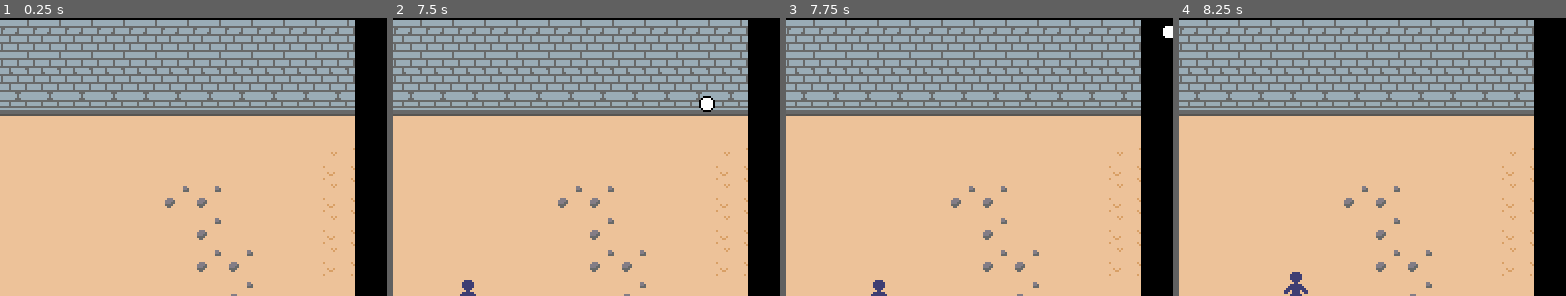
Above: before the commit, frames 1-4 (left to right).
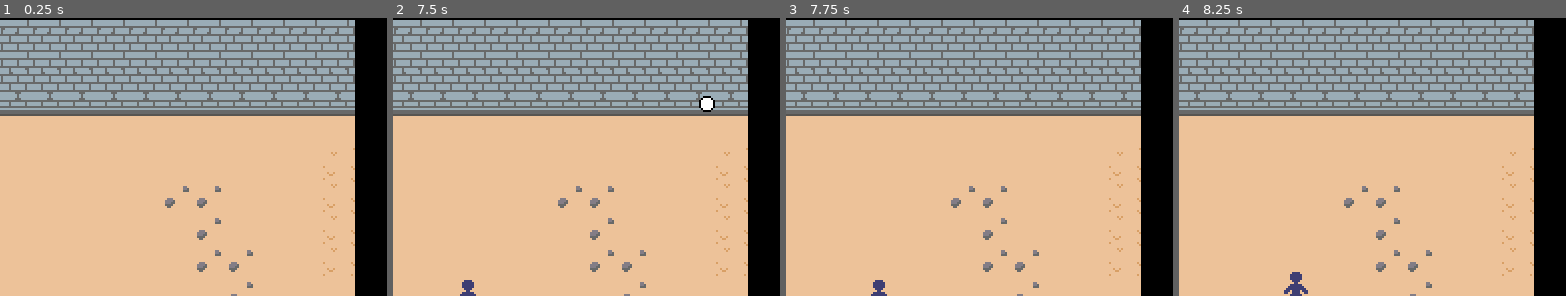
Above: after the commit, the same moments.

Repository: svntax/LD44-YLIC
Game: Godot game, scene res://Scenes/gameplay.tscn
Same seed, same stepped clock (60 frames per second), same inputs: the game is played once before the commit and once after it.
Inputs (mouse positions are % of the whole screen's width and height, from its top left):
- Up to frame 1 (0.25 s): no input
- Up to frame 2 (7.5 s): move the mouse to (71, 44) at 0.52 s; hold D (MOVE_RIGHT) 0.53-1.28 s; click (71, 44) at 0.6 s; move the mouse to (28, 55) at 1.27 s; hold S (MOVE_DOWN) 1.28-2.03 s; click (28, 55) at 1.35 s; move the mouse to (59, 26) at 2.02 s; hold D (MOVE_RIGHT) 2.03-2.78 s; right-click (59, 26) at 2.1 s; click (59, 26) at 2.3 s; move the mouse to (43, 71) at 2.77 s; hold W (MOVE_UP) 2.78-3.53 s; click (43, 71) at 2.85 s; move the mouse to (79, 65) at 3.52 s; hold A (MOVE_LEFT) 3.53-5.03 s; click (79, 65) at 3.6 s; move the mouse to (17, 33) at 4.27 s; right-click (17, 33) at 4.35 s; click (17, 33) at 4.55 s; move the mouse to (53, 49) at 5.02 s; hold S (MOVE_DOWN) 5.03-5.78 s; click (53, 49) at 5.1 s; move the mouse to (33, 22) at 5.77 s; hold D (MOVE_RIGHT) 5.78-6.53 s; click (33, 22) at 5.85 s; move the mouse to (71, 44) at 6.52 s; hold W (MOVE_UP) 6.53-7.28 s; right-click (71, 44) at 6.6 s; click (71, 44) at 6.8 s; move the mouse to (28, 55) at 7.27 s; hold D (MOVE_RIGHT) from 7.28 s (still down); click (28, 55) at 7.35 s
- Up to frame 3 (7.75 s): keep holding D (MOVE_RIGHT)
- Up to frame 4 (8.25 s): move the mouse to (59, 26) at 8.02 s; release D (MOVE_RIGHT) at 8.03 s; hold S (MOVE_DOWN) from 8.03 s (still down); click (59, 26) at 8.1 s
The pictures show only the part of the screen within x 50-100%, y 1-51%; the shares and areas given below are measured in that part.

Frames 1-2 are identical in both runs. In frame 3, 0.1% of the frame differs, in the area x 97-100%, y 2-8%; in frame 4, nothing differs.

Commit message:
Add wall checking to projectiles. Change melee attack to deal damage instead.

Diff:
--- a/Scenes/enemy_projectile.tscn
+++ b/Scenes/enemy_projectile.tscn
@@ -1,10 +1,13 @@
-[gd_scene load_steps=4 format=2]
+[gd_scene load_steps=5 format=2]
 
 [ext_resource path="res://Scripts/enemy_projectile.gd" type="Script" id=1]
 [ext_resource path="res://Sprites/basic_projectile.png" type="Texture" id=2]
 
 [sub_resource type="CircleShape2D" id=1]
 radius = 5.0
+
+[sub_resource type="CircleShape2D" id=2]
+radius = 6.0
 
 [node name="EnemyProjectile" type="KinematicBody2D" groups=[
 "EnemyProjectiles",
@@ -18,3 +21,10 @@
 
 [node name="CollisionShape2D" type="CollisionShape2D" parent="."]
 shape = SubResource( 1 )
+
+[node name="Area2D" type="Area2D" parent="."]
+
+[node name="CollisionShape2D" type="CollisionShape2D" parent="Area2D"]
+shape = SubResource( 2 )
+
+[connection signal="body_entered" from="Area2D" to="." method="_on_Area2D_body_entered"]
--- a/Scripts/enemy_projectile.gd
+++ b/Scripts/enemy_projectile.gd
@@ -26,3 +26,7 @@
         var dist = playerPos - myPos;
         direction = (direction + dist * delta / 32).normalized();
     move_and_slide(direction * speed);
+
+func _on_Area2D_body_entered(body):
+    if body is TileMap:
+        queue_free()
--- a/Scripts/player_controls.gd
+++ b/Scripts/player_controls.gd
@@ -94,9 +94,8 @@
     if currentState == State.ATTACK:
         for body in slashPivot.get_node("SlashArea").get_overlapping_bodies():
             if body.is_in_group("Enemies"):
-                #TODO do damage instead and emit signal from enemy
-                body.queue_free()
-                get_parent().enemyDestroyed()
+                #TODO registers multiple times, need melee damage cooldown for enemies
+                body.takeDamage(1)
 
     if currentState == State.NORMAL:
         self.move_and_slide(walkVel)
--- a/Scripts/player_projectile.gd
+++ b/Scripts/player_projectile.gd
@@ -22,6 +22,8 @@
     move_and_slide(direction * speed);
 
 func _on_Area2D_body_entered(body):
+    if body is TileMap:
+        queue_free()
     if body.is_in_group("Enemies"):
         body.takeDamage(damage);
         queue_free();
